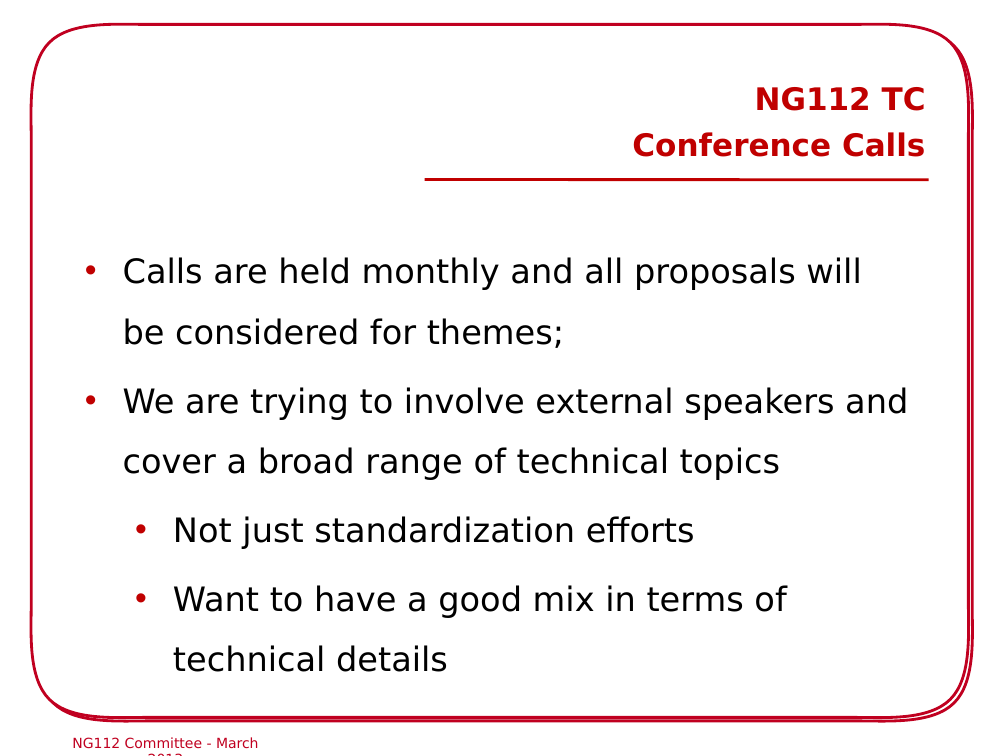
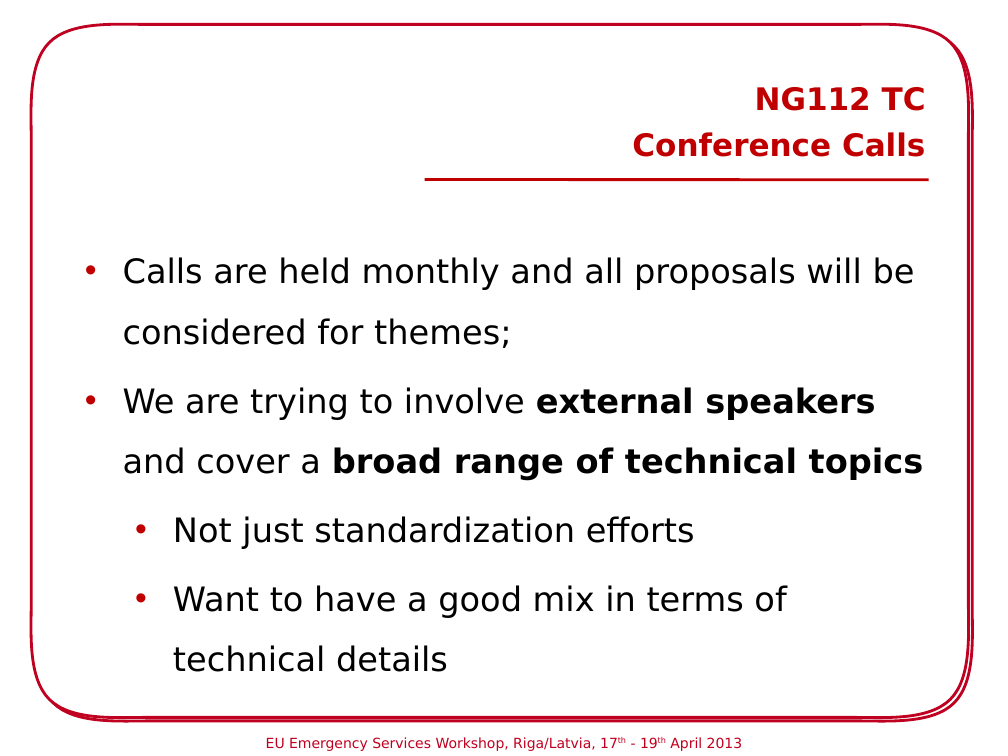
Before and after one commit to hannestschofenig/tschofenig-ids, a slide deck: slide 3 of eena-workshop-riga2013/NG112_Commitee_Riga.ppt. Drawn at 1008x756 pixels with LibreOffice and Linux fonts; fonts in the diff are those of the drawing; background and template pictures are left out. Boxes give left, top, right and bottom in pixels: in the first picture for what was removed or moved away, otherwise in the second. Text is boxed around its words. In the diff, an @@ line names an element or a change of style, - is before the commit and + after.

```diff
--- a/eena-workshop-riga2013/NG112_Commitee_Riga.ppt
+++ b/eena-workshop-riga2013/NG112_Commitee_Riga.ppt
@@ text at (x1=123, y1=387, x2=924, y2=480): bold on in "external speakers broad range of technical topics" @@
@@ text removed at (x1=72, y1=737, x2=259, y2=749) @@
-NG112 Committee - March 2013
@@ text added at (x1=266, y1=737, x2=743, y2=751), 10 pt, text #C00020 @@
+EU Emergency Services Workshop, Riga/Latvia, 17th - 19th April 2013
```
Also in this commit, not shown: 16 other slides changed, 1 slide added, 1 slide removed.
